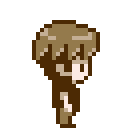
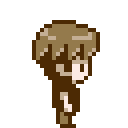
Layers edited between the first and the second 128 x 128 image:
painted on "jonathan" over [60, 108, 72, 116]
